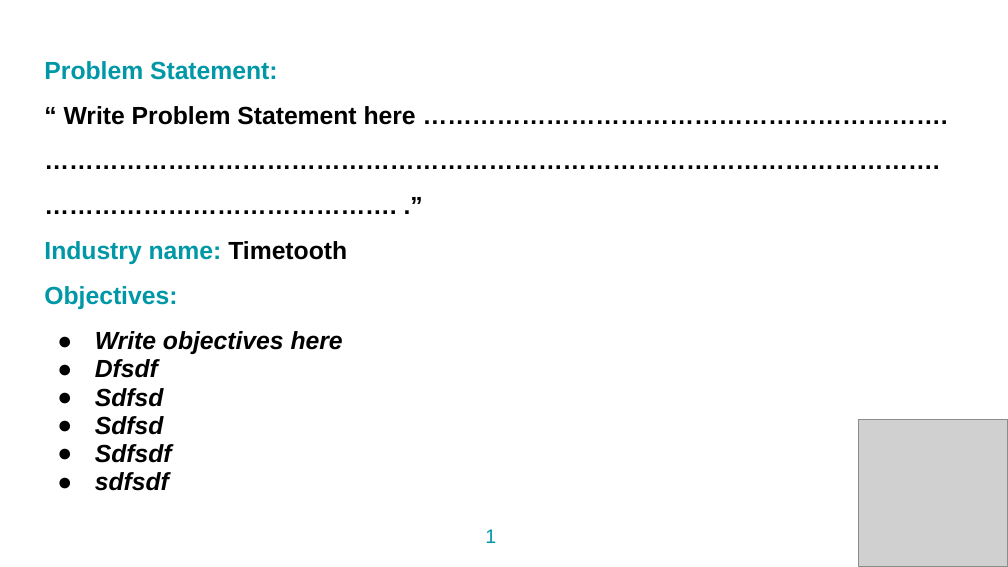
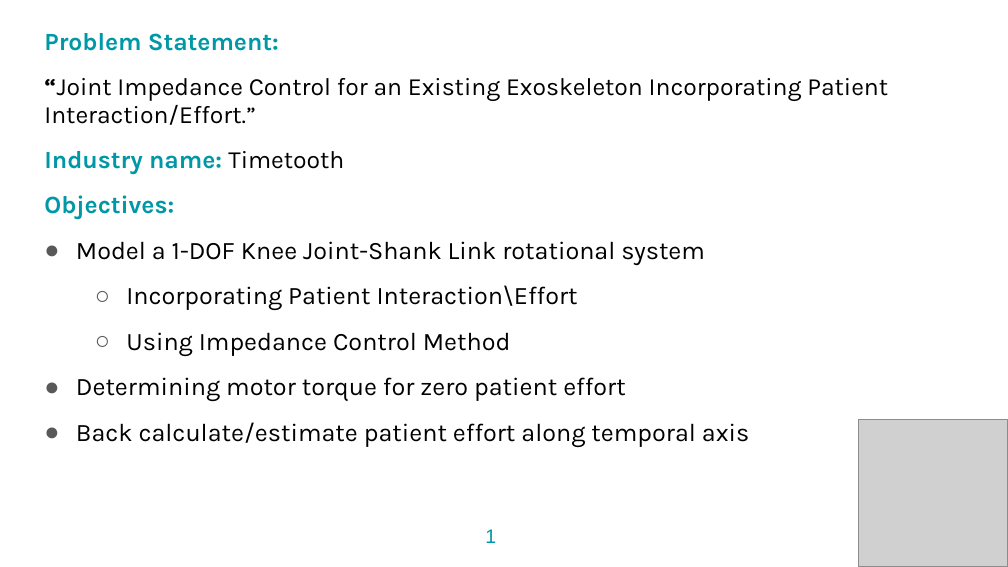
Before and after one commit to Jaydeep33/iitgn-robotics, a slide deck: slide 2 of Industrial Project Presentation - The Usual Suspects.pptx. Drawn at 1008x567 pixels with LibreOffice and Linux fonts; fonts in the diff are those of the drawing; grey boxes stand for pictures. Boxes give left, top, right and bottom in pixels: in the first picture for what was removed or moved away, otherwise in the second. Text is boxed around its words. In the diff, an @@ line names an element or a change of style, - is before the commit and + after.

```diff
--- a/Industrial Project Presentation - The Usual Suspects.pptx
+++ b/Industrial Project Presentation - The Usual Suspects.pptx
@@ text "Problem Statement:": place and size @@
-text "Problem Statement:" at box(44, 61, 416, 491)
+text "Problem Statement:" at box(44, 33, 888, 447)
@@ text at box(44, 33, 344, 219): font Arial to Karla in "Problem Statement:", "Industry name: Timetooth", "Objectives:"; bold off in "Timetooth" @@
@@ text at box(44, 78, 888, 125): text changed; font Arial to Karla; bold off @@
-“ Write Problem Statement here ……………………………………………………….
-……………………………………………………………………………………………….
-……………………………………. .”
+“Joint Impedance Control for an Existing Exoskeleton Incorporating Patient Interaction/Effort.”
@@ text at box(76, 241, 749, 447): text changed; size 17.6 to 18 pt; font Arial to Karla; bold off; italic off @@
-● Write objectives here
-● Dfsdf
-● Sdfsd
-● Sdfsd
-● Sdfsdf
-● sdfsdf
+● Model a 1-DOF Knee Joint-Shank Link rotational system
+  ○ Incorporating Patient Interaction\Effort
+  ○ Using Impedance Control Method
+● Determining motor torque for zero patient effort
+● Back calculate/estimate patient effort along temporal axis
```
Also in this commit, not shown: 4 other slides changed, 6 slides added, 8 slides removed.
